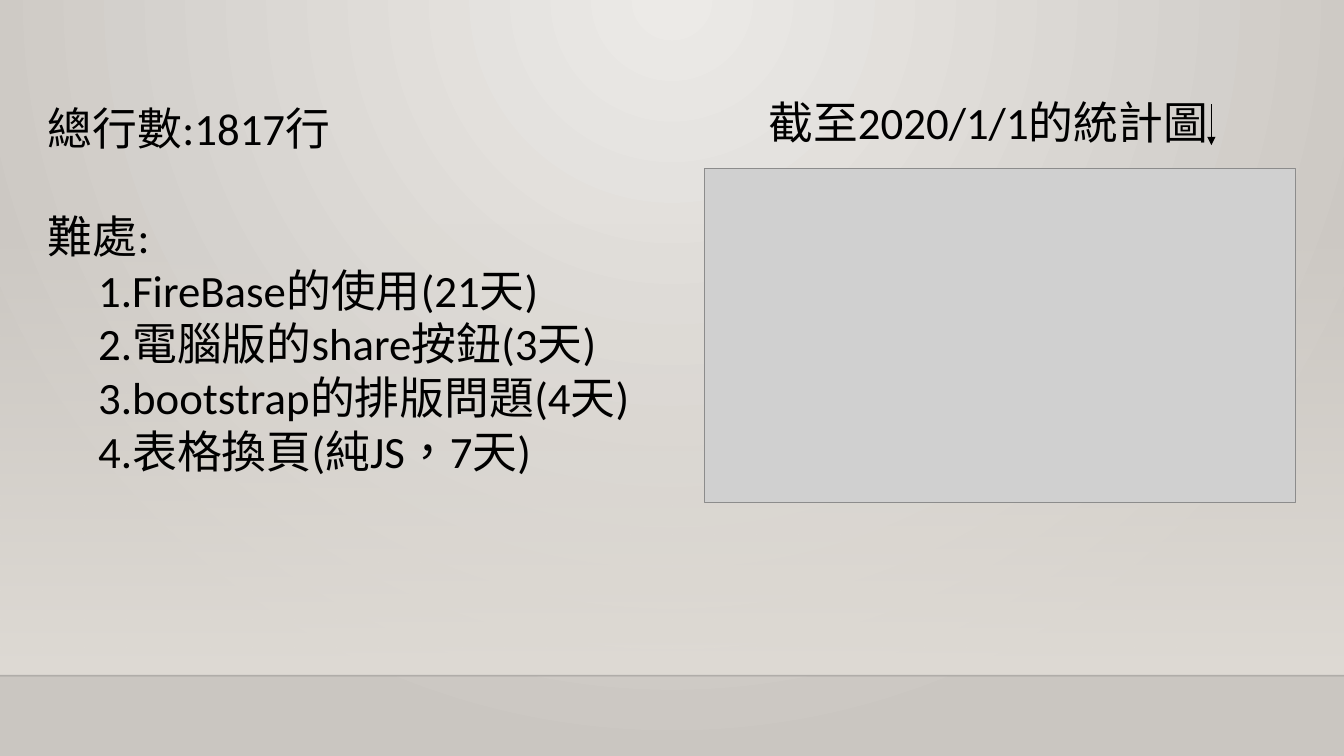
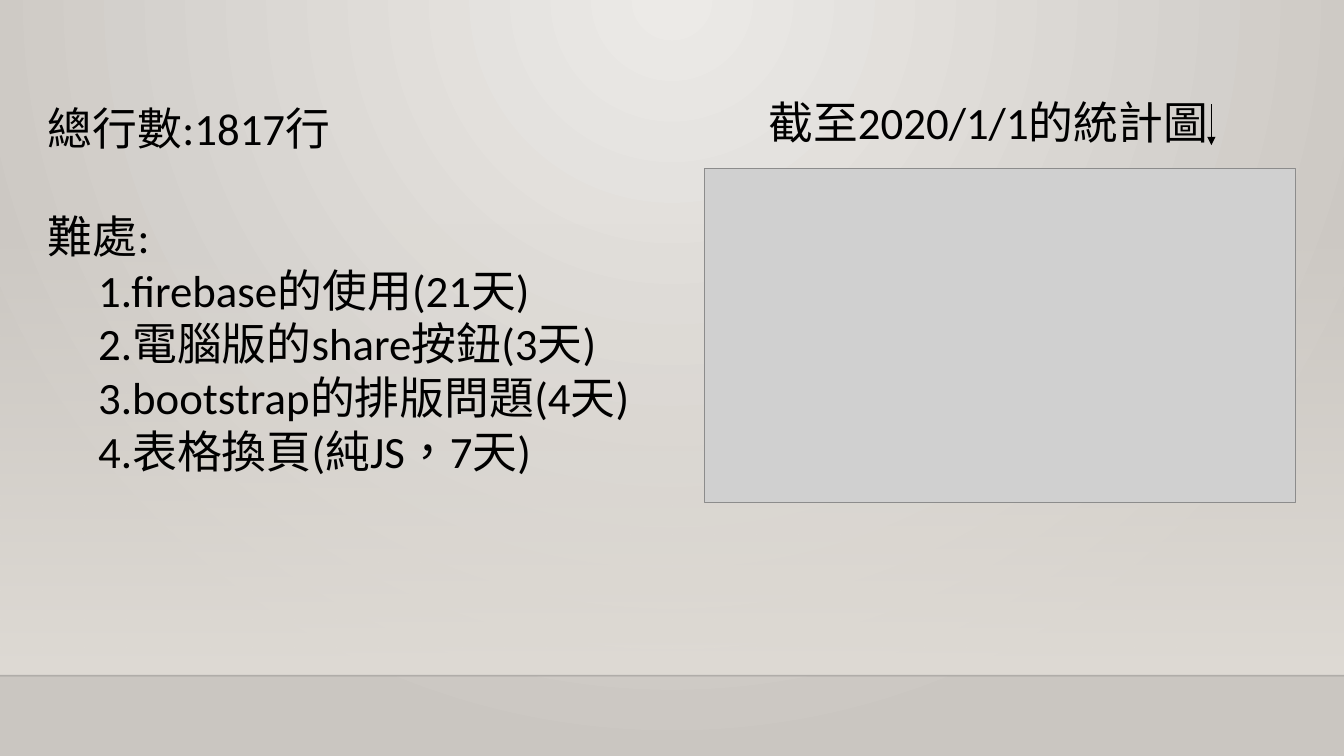
Before and after one commit to YukiHime-TW/nhentai, a slide deck: slide 6 of 漫畫筆記本-00757028+00757018.pptx. Drawn at 1344x756 pixels with LibreOffice and Linux fonts; fonts in the diff are those of the drawing; grey boxes stand for pictures; background and template pictures are left out. Boxes give left, top, right and bottom in pixels: in the first picture for what was removed or moved away, otherwise in the second. Text is boxed around its words. In the diff, an @@ line names an element or a change of style, - is before the commit and + after.

```diff
--- a/漫畫筆記本-00757028+00757018.pptx
+++ b/漫畫筆記本-00757028+00757018.pptx
@@ text at (x1=98, y1=270, x2=529, y2=313): text changed @@
-1.FireBase的使用(21天)
+1.firebase的使用(21天)
```
